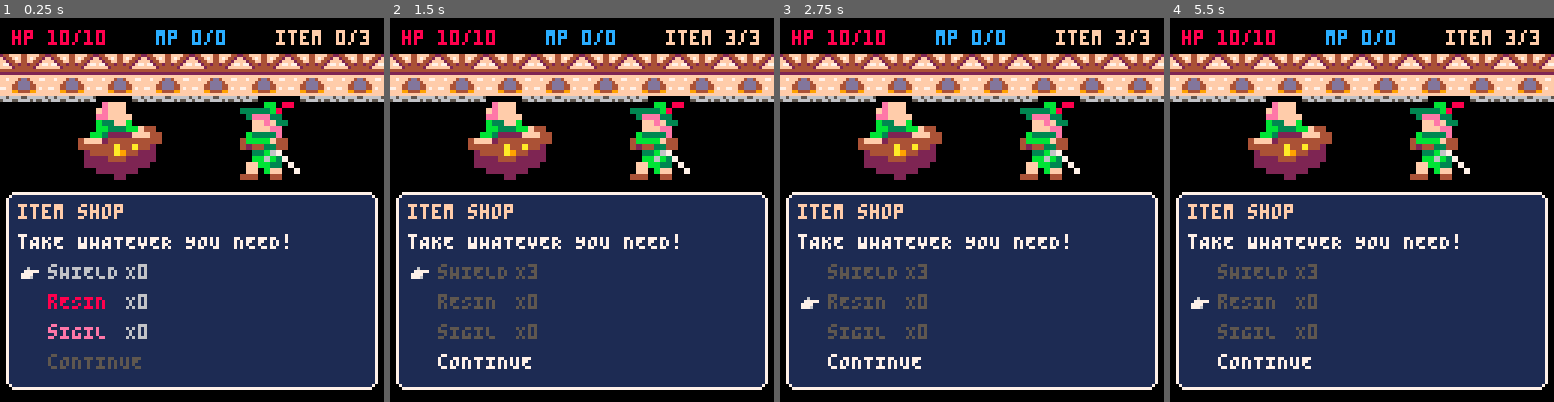
Above: before the commit, frames 1-4 (left to right).
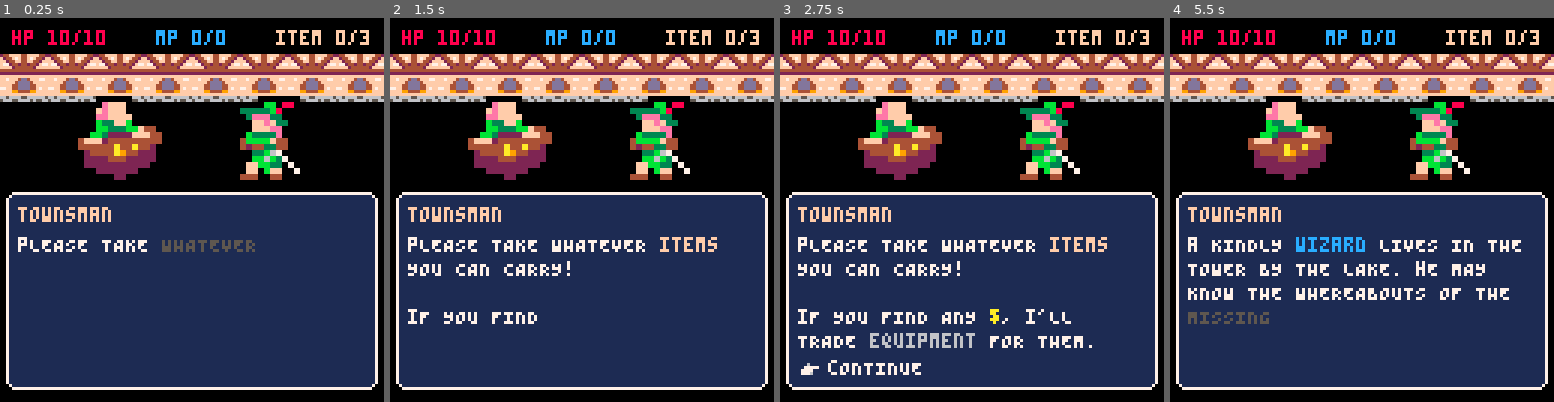
Above: after the commit, the same moments.

Repository: AddisonMink/pico8-prg
Game: PICO-8 cartridge main.p8
Same seed, same stepped clock (60 frames per second), same inputs: the game is played once before the commit and once after it.
Inputs:
- Up to frame 1 (0.25 s): no input
- Up to frame 2 (1.5 s): tap O (Z key) at 0.33, 0.7, 1.43 s; tap X (X key) at 1.07 s
- Up to frame 3 (2.75 s): hold Left 1.97-2.37 s; tap X (X key) at 2.07, 2.4, 2.73 s; tap O (Z key) at 2.22 s; hold Down from 2.42 s (still down)
- Up to frame 4 (5.5 s): release Down at 2.82 s; hold Right 2.87-3.53 s; tap X (X key) every 0.33 s from 3.07 to 5.4 s; tap O (Z key) at 3.1, 3.98, 4.87 s; hold Up 3.58-4.08 s; hold Right 4.13-4.53 s; hold Down 4.58-5.08 s; hold Left from 5.13 s (still down)

The runs differ from the first frame. In frame 1, 3.4% of the frame differs, in the area x 4-75%, y 48-92%; in frame 2, 4.3%; in frame 3, 6.0%, in the area x 4-90%, y 3-93%; in frame 4, 5.8%.

Commit message:
add town.

Diff:
--- a/dialogue.lua
+++ b/dialogue.lua
@@ -1,4 +1,4 @@
-function dialogue_new(string, tools)
+function dialogue_new(load, string, tools)
   local x, y, w, h = 2, 58, 124, 66
   local transition_dur = 0.5
   local pages = {}
@@ -73,7 +73,7 @@
   end
 
   function me:load()
-    page_idx = 1
+    page_idx = load() or 1
     state = { normal = true }
     init_page()
   end
--- a/dialogues.lua
+++ b/dialogues.lua
@@ -1,4 +1,71 @@
+townsman = dialogue_new(
+  function() return global.flags.fairy1 and 2 end,
+  [[
+@page
+@background town
+@npc townsman
+@title <c15>TOWNSMAN<r>
+@body
+Please take whatever <c15>ITEMS<r> you can carry!
+<n><n>
+If you find any <c10>$<r>, I'll trade <c6>EQUIPMENT<r> for them.
+@body
+@option Continue
+@callback go_to_hint
+
+@page
+@background town
+@npc townsman
+@title <c15>TOWNSMAN<r>
+@body
+A kindly <c12>WIZARD<r> lives in the tower by the lake. He may know
+the whereabouts of the missing <c9>FAIRIES<r>.
+@body
+@option Leave
+@callback leave
+
+@page
+@background town
+@npc townsman
+@title <c15>TOWNSMAN<r>
+@body
+A <c14>PRIESTESS<r> lives out in the <c5>STONEFIELD<r> beyond the <c11>FOREST<r>. She knows how to break <c13>ENCHANTMENTS<r>.
+@body
+@option Continue
+
+@page
+@background town
+@npc townsman
+@title <c15>TOWNSMAN<r>
+@body
+If you go to visit her, beware of the <c2>CURSED BEINGS<r> that haunt the <c5>STONEFIELD<r>.
+@body
+@option Leave
+@callback leave
+
+@page
+@background town
+@npc townsman
+@title <c15>TOWNSMAN<r>
+@body
+Good luck!
+@body
+@option Leave
+@callback leave
+]],
+  {
+    go_to_hint = function()
+      local page = not global.flags.wizard and 2
+          or not global.flags.temple and 3
+          or 5
+      return { page = page }
+    end,
+    leave = function() return { result = true } end
+  }
+)
+
 wizard = dialogue_new(
+  function() return global.flags.wizard and 7 end,
   [[
 @page
 @background tower
@@ -85,6 +152,7 @@
 )
 
 fairy1 = dialogue_new(
+  function() return global.flags.fairy1 and 2 end,
   [[
 @page
 @background forest
@@ -119,6 +187,7 @@
 )
 
 fairy2 = dialogue_new(
+  function() return global.flags.fairy2 and 2 end,
   [[
 @page
 @background forest
@@ -153,6 +222,7 @@
 )
 
 fairy3 = dialogue_new(
+  function() return global.flags.fairy3 and 2 end,
   [[
 @page
 @background forest
@@ -187,6 +257,7 @@
 )
 
 priestess = dialogue_new(
+  function() return global.flags.temple and 6 end,
   [[
 @page
 @background temple
@@ -263,6 +334,7 @@
 )
 
 sage = dialogue_new(
+  function() return global.flags.sage and 5 end,
   [[
 @page
 @npc sage
--- a/main.p8
+++ b/main.p8
@@ -17,7 +17,7 @@
 #include battle.lua
 #include item_shop.lua
 
-dialogue = item_shop_new()
+dialogue = townsman
 result = nil
 dialogue:load()
 
